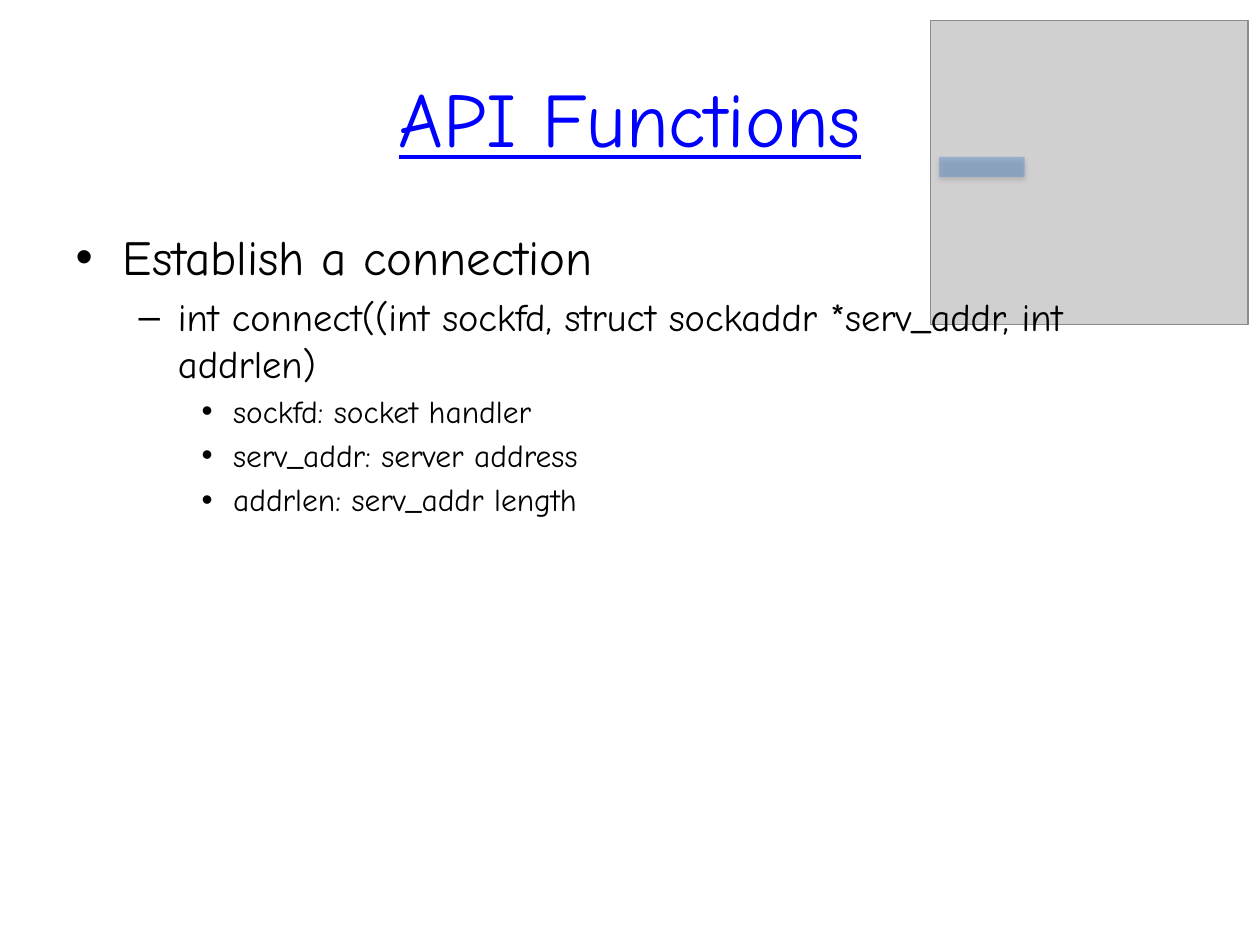
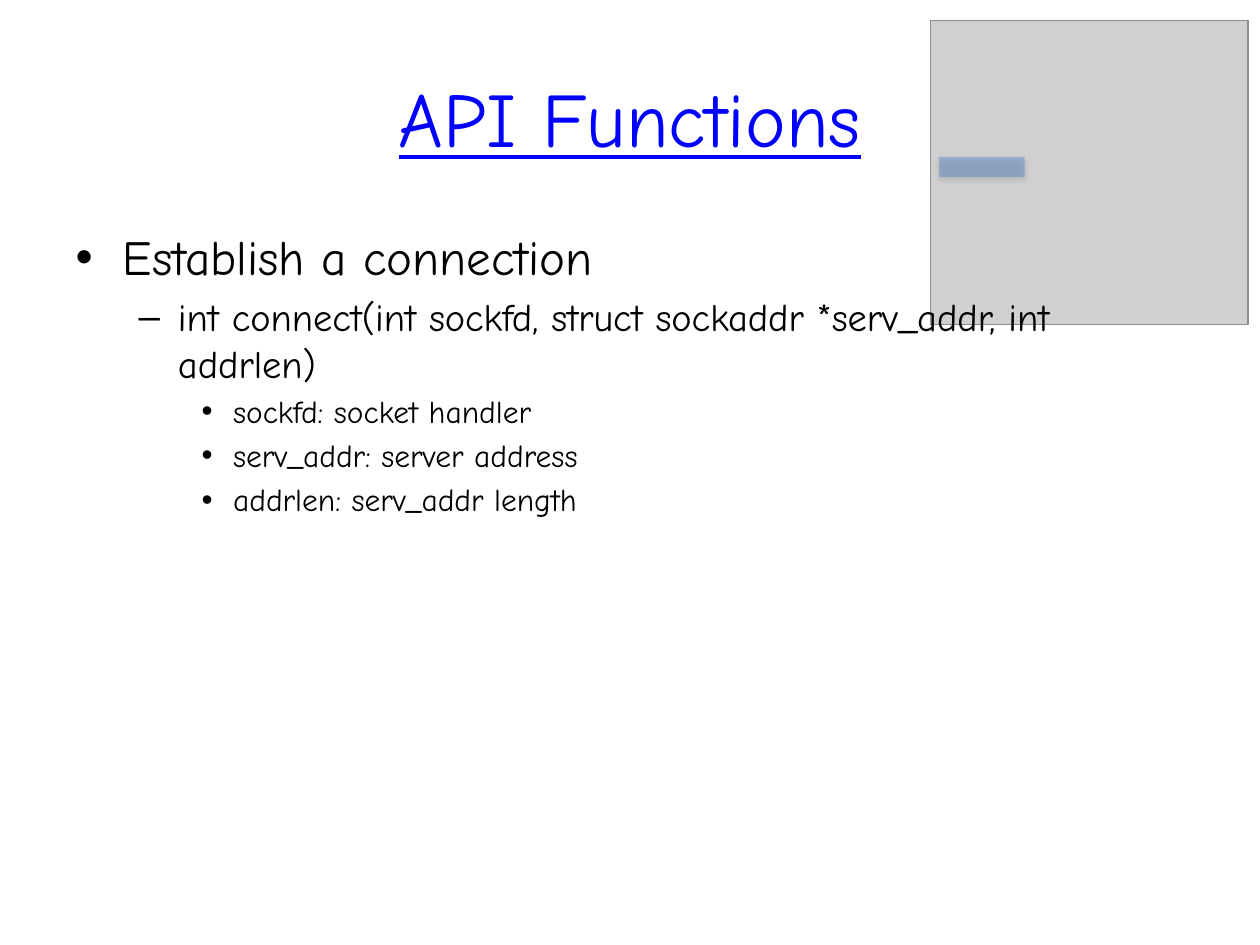
Before and after one commit to Kurzheck/FTP_project, a slide deck: slide 19 of Presentation.pptx. Drawn at 1260x945 pixels with LibreOffice and Linux fonts; fonts in the diff are those of the drawing; grey boxes stand for pictures. Boxes give left, top, right and bottom in pixels: in the first picture for what was removed or moved away, otherwise in the second. Text is boxed around its words. In the diff, an @@ line names an element or a change of style, - is before the commit and + after.

```diff
--- a/Presentation.pptx
+++ b/Presentation.pptx
@@ text at (178, 298, 1049, 382): text changed @@
-  – int connect((int sockfd, struct sockaddr *serv_addr, int addrlen)
+  – int connect(int sockfd, struct sockaddr *serv_addr, int addrlen)
```
Also in this commit, not shown: 7 other slides changed, 1 other file.
